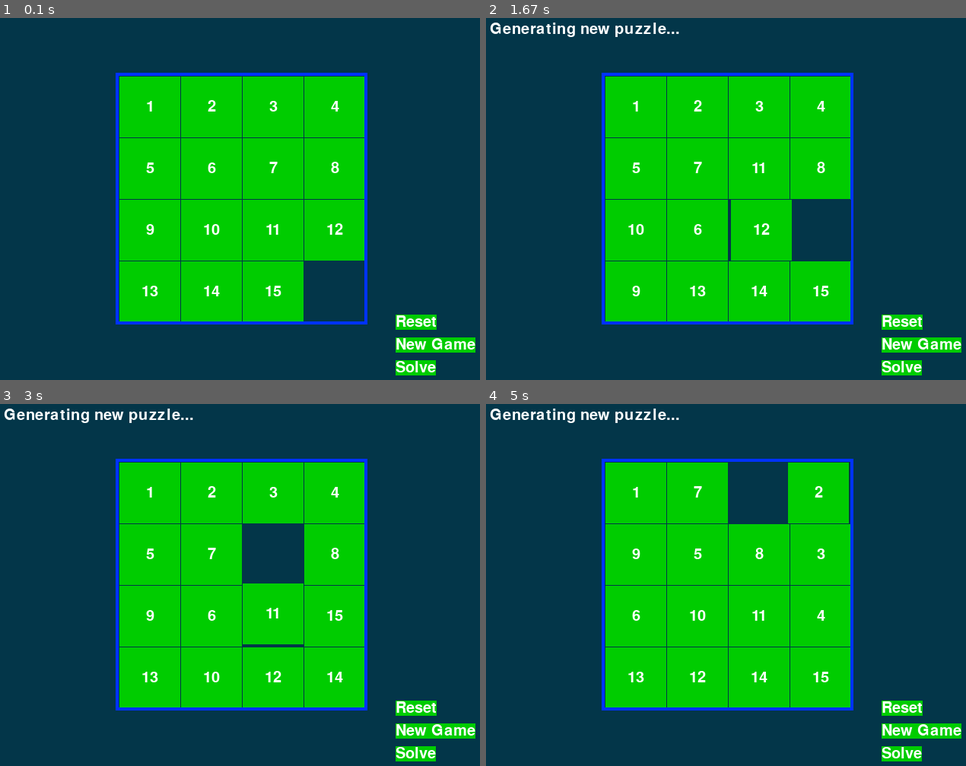
Above: before the commit, frames 1-4 (two rows, left to right).
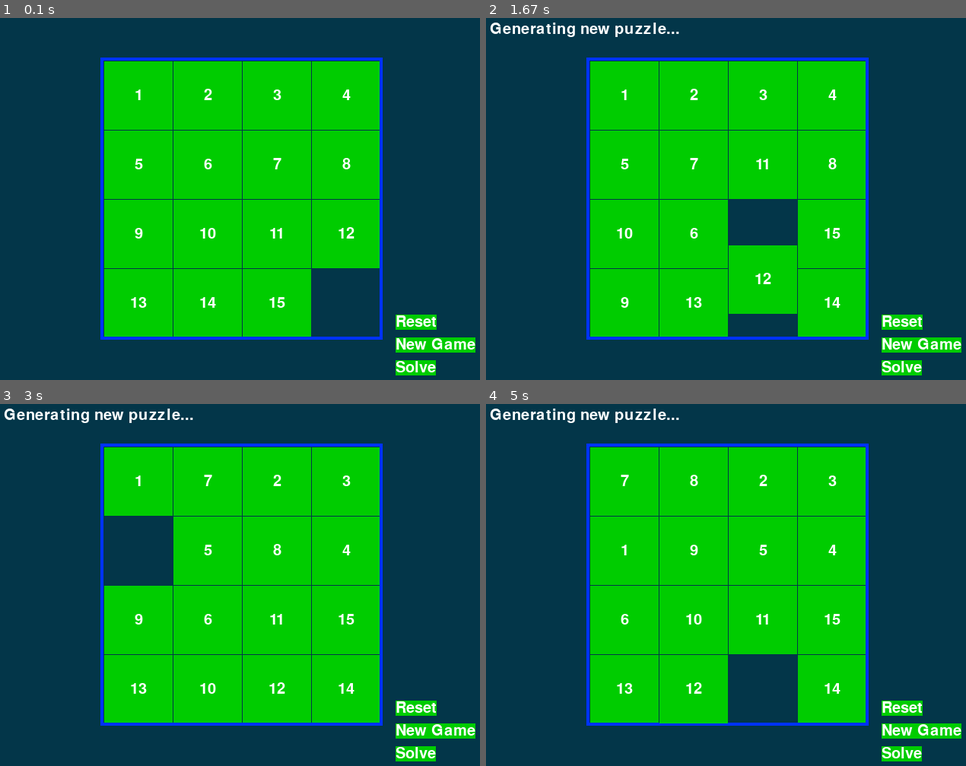
Above: after the commit, the same moments.

Repository: AJHS-Kelley/8b-ajhs-game-programming-23-24-MrAltYT
Game: pygame game, started from slidepuzzle.py
Two runs of this game, one before a commit and one after it. Both use one fixed random seed, a clock stepped at 60 frames per second and the inputs below.
Inputs:
- Up to frame 1 (0.1 s): no input
- Up to frame 2 (1.67 s): no input
- Up to frame 3 (3 s): no input
- Up to frame 4 (5 s): no input

The runs differ from the first frame. In frame 1, 13% of the frame differs, in the area x 20-80%, y 10-89%; in frame 2, 16%; in frame 3, 17%; in frame 4, 16%.

Commit message:
Update slidepuzzle.py

Diff:
--- a/slidepuzzle.py
+++ b/slidepuzzle.py
@@ -7,9 +7,9 @@
 from pygame.locals import *
 
 # Create the constants (go ahead and experiment with different values)
-BOARDWIDTH = 4  # number of columns in the board
+BOARDWIDTH = 4 # number of columns in the board
 BOARDHEIGHT = 4 # number of rows in the board
-TILESIZE = 80
+TILESIZE = 90
 WINDOWWIDTH = 640
 WINDOWHEIGHT = 480
 FPS = 30
